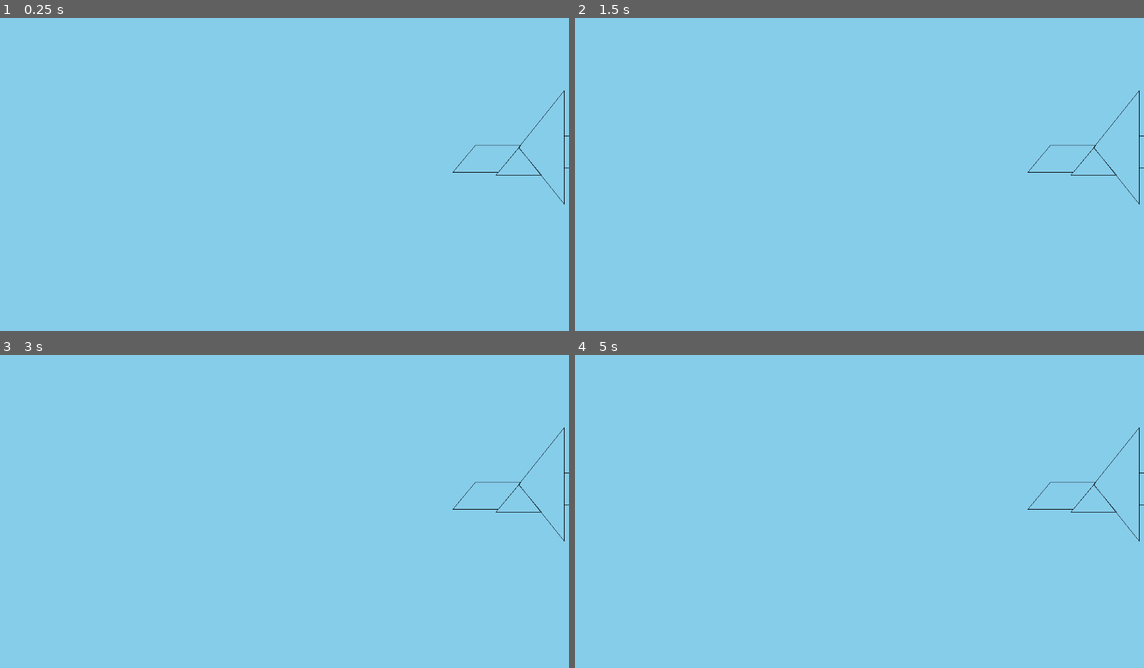
Above: before the commit, frames 1-4 (two rows, left to right).
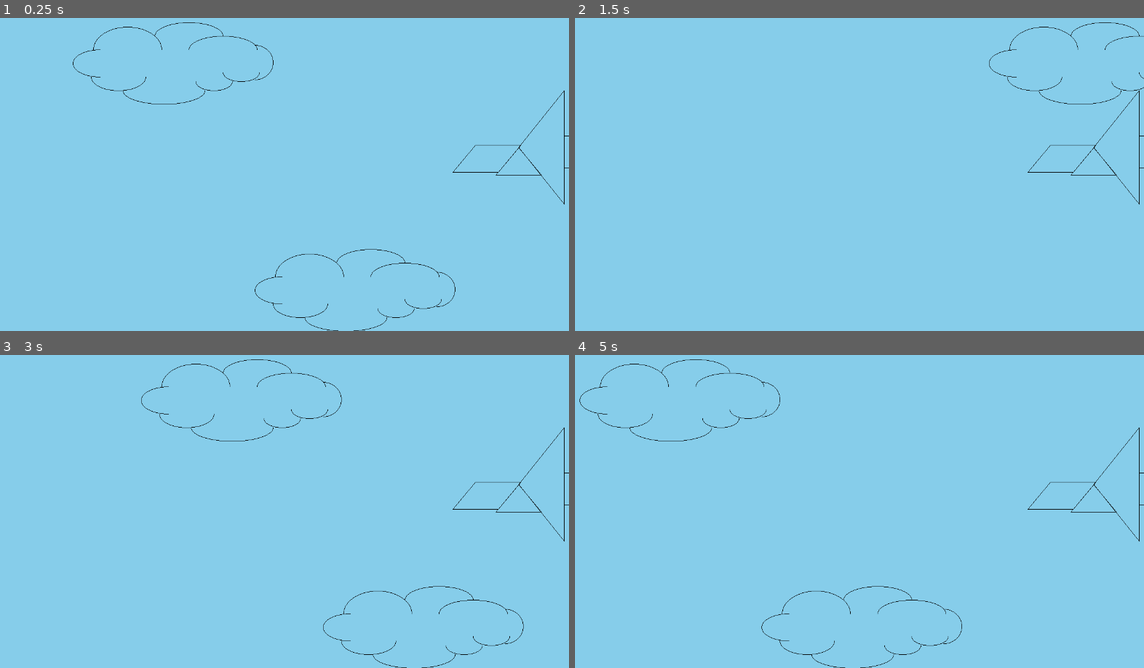
Above: after the commit, the same moments.

Repository: HilmanPermana/KOMGRAF
Game: Godot game, scene res://Scene/Animation.tscn
The game is run twice, just before and just after one commit, with the same random seed, the same clock (stepped at 60 frames per second) and the same inputs.
Inputs:
- Up to frame 1 (0.25 s): no input
- Up to frame 2 (1.5 s): no input
- Up to frame 3 (3 s): tap Enter at 2 s
- Up to frame 4 (5 s): no input

The runs differ from the first frame. In frame 1, 0.5% of the frame differs, in the area x 12-81%, y 1-100%; in frame 2, 0.2%; in frame 3, 0.5%; in frame 4, 0.5%.

Commit message:
Animation scene and cloud animation finish

Diff:
--- a/TubesETS_2D/SourceCodeProject/Scene/Animation.tscn
+++ b/TubesETS_2D/SourceCodeProject/Scene/Animation.tscn
@@ -1,6 +1,6 @@
 [gd_scene load_steps=2 format=2]
 
-[ext_resource path="res://Script/Pesawat.gd" type="Script" id=1]
+[ext_resource path="res://Script/Animation.gd" type="Script" id=1]
 
 [node name="Pesawat" type="Node2D"]
 script = ExtResource( 1 )
--- /dev/null
+++ b/TubesETS_2D/SourceCodeProject/Scene/SkyScene1.tscn
@@ -0,0 +1,3 @@
+[gd_scene format=2]
+
+[node name="SkyScene1" type="Node2D"]
--- /dev/null
+++ b/TubesETS_2D/SourceCodeProject/Script/Animation.gd
@@ -0,0 +1,22 @@
+extends 'res://Script/ObjectAnimation.gd'
+
+var increment_translation = 10
+var position_now = Vector2(0,0)
+
+func _process(delta):
+	position_now.x += increment_translation
+	if(position_now.x == 1500):
+		position_now = Vector2(0, 0)
+
+	update()
+
+
+func _draw():
+	var center_x = get_viewport_rect().size.x / 2
+	var center_y = get_viewport_rect().size.y / 2
+	var center_v = Vector2(center_x, center_y)
+
+	cloud_animation(position_now)
+	if(position_now.x == 1280):
+		cloud_animation2(position_now)
+	airplane(position_now)
--- /dev/null
+++ b/TubesETS_2D/SourceCodeProject/Script/ObjectAnimation.gd
@@ -0,0 +1,63 @@
+extends 'res://Script/ShapeTransformation.gd'
+
+func _ready():
+	VisualServer.set_default_clear_color(Color.skyblue)
+
+func cloud_animation(now_position):
+
+	#awan atas
+	ellips_half_translate(100, 130, 60, 30, Color.black, "left",  now_position.x, 0)
+	ellips_half_translate(140, 160, 60, 30, Color.black, "bottom",  now_position.x, 0)
+	ellips_half_translate(240, 190, 90, 30, Color.black, "bottom",  now_position.x, 0)
+	ellips_half_translate(160, 100, 75, 50, Color.black, "top",  now_position.x, 0)
+	ellips_half_translate(295, 70, 75, 30, Color.black, "top",  now_position.x, 0)
+	ellips_half_translate(370, 100, 75, 30, Color.black, "top", now_position.x, 0)
+	ellips_half_translate(350, 170, 40, 20, Color.black, "bottom",  now_position.x, 0)
+	ellips_half_translate(410, 150, 40, 20, Color.black, "bottom",  now_position.x, 0)
+	ellips_half_translate(440, 128, 40, 38, Color.black, "right",  now_position.x, 0)
+
+	#awan atas
+	ellips_half_translate(500, 630, 60, 30, Color.black, "left",  now_position.x, 0)
+	ellips_half_translate(540, 660, 60, 30, Color.black, "bottom",  now_position.x, 0)
+	ellips_half_translate(640, 690, 90, 30, Color.black, "bottom",  now_position.x, 0)
+	ellips_half_translate(560, 600, 75, 50, Color.black, "top",  now_position.x, 0)
+	ellips_half_translate(695, 570, 75, 30, Color.black, "top",  now_position.x, 0)
+	ellips_half_translate(770, 600, 75, 30, Color.black, "top",  now_position.x, 0)
+	ellips_half_translate(750, 670, 40, 20, Color.black, "bottom",  now_position.x, 0)
+	ellips_half_translate(810, 650, 40, 20, Color.black, "bottom",  now_position.x, 0)
+	ellips_half_translate(840, 628, 40, 38, Color.black, "right",  now_position.x, 0)
+
+
+func cloud_animation2(now_position):
+
+	#awan atas
+	ellips_half_translate(400, 230, 60, 30, Color.black, "left",  now_position.x, 0)
+	ellips_half_translate(440, 260, 60, 30, Color.black, "bottom",  now_position.x, 0)
+	ellips_half_translate(540, 290, 90, 30, Color.black, "bottom",  now_position.x, 0)
+	ellips_half_translate(460, 200, 75, 50, Color.black, "top",  now_position.x, 0)
+	ellips_half_translate(595, 170, 75, 30, Color.black, "top",  now_position.x, 0)
+	ellips_half_translate(670, 200, 75, 30, Color.black, "top", now_position.x, 0)
+	ellips_half_translate(650, 270, 40, 20, Color.black, "bottom",  now_position.x, 0)
+	ellips_half_translate(710, 250, 40, 20, Color.black, "bottom",  now_position.x, 0)
+	ellips_half_translate(740, 228, 40, 38, Color.black, "right",  now_position.x, 0)
+
+	#awan atas
+	ellips_half_translate(100, 430, 60, 30, Color.black, "left",  now_position.x, 0)
+	ellips_half_translate(140, 460, 60, 30, Color.black, "bottom",  now_position.x, 0)
+	ellips_half_translate(240, 490, 90, 30, Color.black, "bottom",  now_position.x, 0)
+	ellips_half_translate(160, 400, 75, 50, Color.black, "top",  now_position.x, 0)
+	ellips_half_translate(295, 370, 75, 30, Color.black, "top",  now_position.x, 0)
+	ellips_half_translate(370, 400, 75, 30, Color.black, "top", now_position.x, 0)
+	ellips_half_translate(350, 470, 40, 20, Color.black, "bottom",  now_position.x, 0)
+	ellips_half_translate(410, 450, 40, 20, Color.black, "bottom",  now_position.x, 0)
+	ellips_half_translate(440, 428, 40, 38, Color.black, "right",  now_position.x, 0)
+
+func airplane(positon_now):
+	var x = 1270
+	var y = 440
+	jajargenjang_composite(Vector2(x - 245, y - 130), 100, 60, Color.black, [["Rotation", 0, Vector2(x,y)], ["Translation", 0, 0]])
+	segitiga_composite(Vector2(x , y), 250, 100, Color.black, "ss", [["Rotation", 270, Vector2(x,y)], ["Translation", 0, 0]])
+	segitiga_composite(Vector2(x -150 , y - 64), 100, 60, Color.black, "ss", [["Rotation", 0, Vector2(x,y)], ["Translation", 0, 0]])
+	persegi_composite(Vector2(x, y - 150), 70, 70, Color.black, [["Rotation", 0, Vector2(x,y)], ["Translation", 0, 0]])
+	segitiga_siku_composite(Vector2(x + 70 , y - 150), 70, 80, Color.black, "sikukanan", [["Rotation", 90, Vector2(x + 70,y - 150)], ["Translation", 0, 0]]) #sayap belakang
+	segitiga_composite(Vector2(x + 70 , y - 150), 85, 70, Color.red, "sikukanan", [["Rotation", 0, Vector2(x,y)], ["Translation", 0, 0]]) #sayap belakang
--- a/TubesETS_2D/SourceCodeProject/Script/Shape.gd
+++ b/TubesETS_2D/SourceCodeProject/Script/Shape.gd
@@ -167,6 +167,24 @@
 	put_pixel(xCenter + x, yCenter - y, color)
 	put_pixel(xCenter - x, yCenter - y, color)
 
+func ellips_half_plot_points(xCenter, yCenter, x, y, color, type):
+
+	if(type == "left"):
+		put_pixel(xCenter - x, yCenter + y, color)
+		put_pixel(xCenter - x, yCenter - y, color)
+
+	elif(type == "bottom"):
+		put_pixel(xCenter + x, yCenter + y, color)
+		put_pixel(xCenter - x, yCenter + y, color)
+
+	elif(type == "right"):
+		put_pixel(xCenter + x, yCenter + y, color)
+		put_pixel(xCenter + x, yCenter - y, color)
+
+	else:
+		put_pixel(xCenter + x, yCenter - y, color)
+		put_pixel(xCenter - x, yCenter - y, color)
+
 func ellips_plot_points_rotation(xCenter, yCenter, x, y, color, degree, refpt):
 	var matrix = init_matrix(m_width, m_height)
 	matrix_identitas(matrix)
--- a/TubesETS_2D/SourceCodeProject/Script/ShapeTransformation.gd
+++ b/TubesETS_2D/SourceCodeProject/Script/ShapeTransformation.gd
@@ -872,3 +872,52 @@
 	matrix[1][2] = yCenter - y
 	matrix = rotateM(matrix, degree, Vector2(refpt.x,refpt.y))
 	put_pixel(matrix[0][2], matrix[1][2], color)
+
+func ellips_half_translate(xCenter, yCenter, Rx, Ry, color, type, tx, ty):
+	var matrix_c = init_matrix(m_width, m_height)
+	matrix_identitas(matrix_c)
+
+	var Rx2 = Rx*Rx
+	var Ry2 = Ry*Ry
+	var twoRx2 = 2*Rx2
+	var twoRy2 = 2*Ry2
+	var p
+	var x = 0
+	var y = Ry
+	var px = 0
+	var py = twoRx2*y
+
+	# Translation
+	matrix_c[0][2] = xCenter
+	matrix_c[1][2] = yCenter
+	matrix_c = translation(matrix_c, tx, ty)
+	ellips_half_plot_points(matrix_c[0][2], matrix_c[1][2], x, y, color, type)
+
+
+	# Region 1
+	p = round(Ry2 - (Rx2*Ry) + (0.25 * Rx2))
+	while (px < py):
+		x += 1
+		px += twoRy2
+		if (p < 0):
+			p += Ry2 + px
+		else:
+			y -= 1
+			py -= twoRx2
+			p += Ry2 + px - py
+
+		ellips_half_plot_points(matrix_c[0][2], matrix_c[1][2], x, y, color, type)
+
+	# Region 2
+	p = round(Ry2*(x+0.5)*(x+0.5) + Rx2*(y-1)*(y-1) - Rx2*Ry2)
+	while (y > 0):
+		y -= 1
+		py -= twoRx2
+		if (p > 0):
+			p += Rx2 - py
+		else :
+			x += 1
+			px += twoRy2
+			p += Rx2 - py + px
+
+		ellips_half_plot_points(matrix_c[0][2], matrix_c[1][2], x, y, color, type)
--- a/TubesETS_2D/SourceCodeProject/Script/Pesawat.gd
+++ b/TubesETS_2D/SourceCodeProject/Script/airplane.gd
@@ -4,12 +4,12 @@
 func _ready():
 	VisualServer.set_default_clear_color(Color.skyblue)
 
-func _draw():
-
 	var x = 1270
 	var y = 440
 
-
+func _draw():
+	var x = 1270
+	var y = 440
 	jajargenjang_composite(Vector2(x - 245, y - 130), 100, 60, Color.black, [["Rotation", 0, Vector2(x,y)], ["Translation", 0, 0]])
 	segitiga_composite(Vector2(x , y), 250, 100, Color.black, "ss", [["Rotation", 270, Vector2(x,y)], ["Translation", 0, 0]])
 	segitiga_composite(Vector2(x -150 , y - 64), 100, 60, Color.black, "ss", [["Rotation", 0, Vector2(x,y)], ["Translation", 0, 0]])
Not shown, added: TubesETS_2D/function.txt
